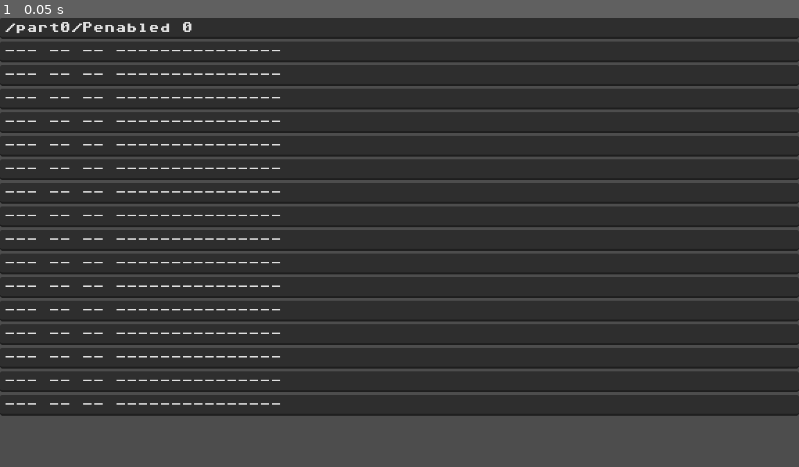
Above: before the commit, frame 1.
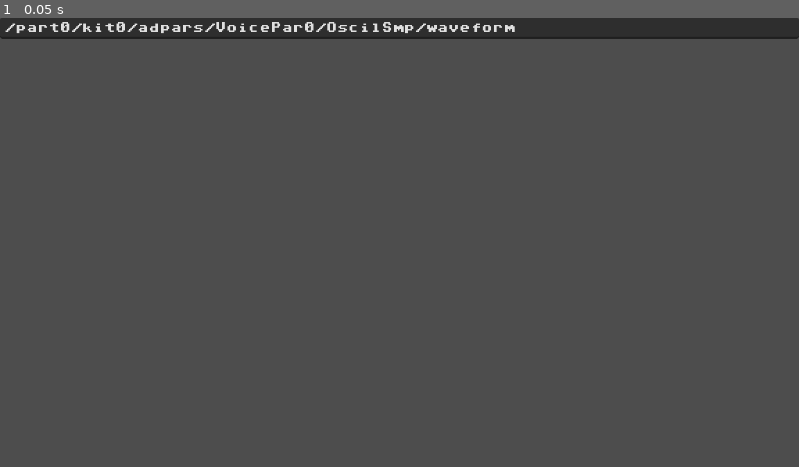
Above: after the commit, the same moment.

Repository: loopier/trackatron
Game: Godot game, scene res://main.tscn
Two runs of this game, one before a commit and one after it. Both use one fixed random seed, a clock stepped at 60 frames per second and the inputs below.
Inputs:
- Up to frame 1 (0.05 s): no input

The runs differ from the first frame. In frame 1, 73% of the frame differs, in the area x 0-100%, y 0-89%.

Commit message:
Include commands (empty)

Diff:
--- a/Zyn.gd
+++ b/Zyn.gd
@@ -1,5 +1,13 @@
 class_name Zyn
-
+static var commands := {
+	"verbs": {},
+	"objects": {
+		"a": "/addpars",
+		"k": "/kit",
+		"p": "/part",
+		"v": "/Voice",
+	}
+}
 static var types := {
 "/Panic": null,
 "/last_xmz": "s",
@@ -1297,4 +1305,7 @@
 "/presets/delete": "s",
 "/watch/add": "s",
 "/learn": "s",
+
+# replies
+"/part#/kit#/adpars/VoicePar#/OscilSmp/waveform": null,
 }
--- a/main.gd
+++ b/main.gd
@@ -19,10 +19,10 @@
 	$Timer.start()
 
 	$VBoxContainer/Prompt.msg_evaluated.connect(_on_msg_evaluated)
-	for step in stepsPerPhrase:
-		var stepEdit = StepEdit.new()
-		stepEdit.name = "step%s" % step
-		$VBoxContainer.add_child(stepEdit)
+	#for step in stepsPerPhrase:
+		#var stepEdit = StepEdit.new()
+		#stepEdit.name = "step%s" % step
+		#$VBoxContainer.add_child(stepEdit)
 
 # Called every frame. 'delta' is the elapsed time since the previous frame.
 func _process(delta):
@@ -91,4 +91,4 @@
 	regex.compile("\\d")
 	var result = regex.search(addr)
 	if result: addr = addr.replace(result.get_string(), "#")
-	return zynTypes[addr].split()
+	return zynTypes[addr].split() if zynTypes[addr] else []
--- a/main.tscn
+++ b/main.tscn
@@ -21,7 +21,7 @@
 layout_mode = 2
 size_flags_horizontal = 3
 theme = ExtResource("3_ipsqp")
-text = "/part0/Penabled 0"
+text = "/part0/kit0/adpars/VoicePar0/OscilSmp/waveform"
 script = ExtResource("2_r8vxk")
 
 [node name="PhraseEdit" type="CodeEdit" parent="VBoxContainer"]
